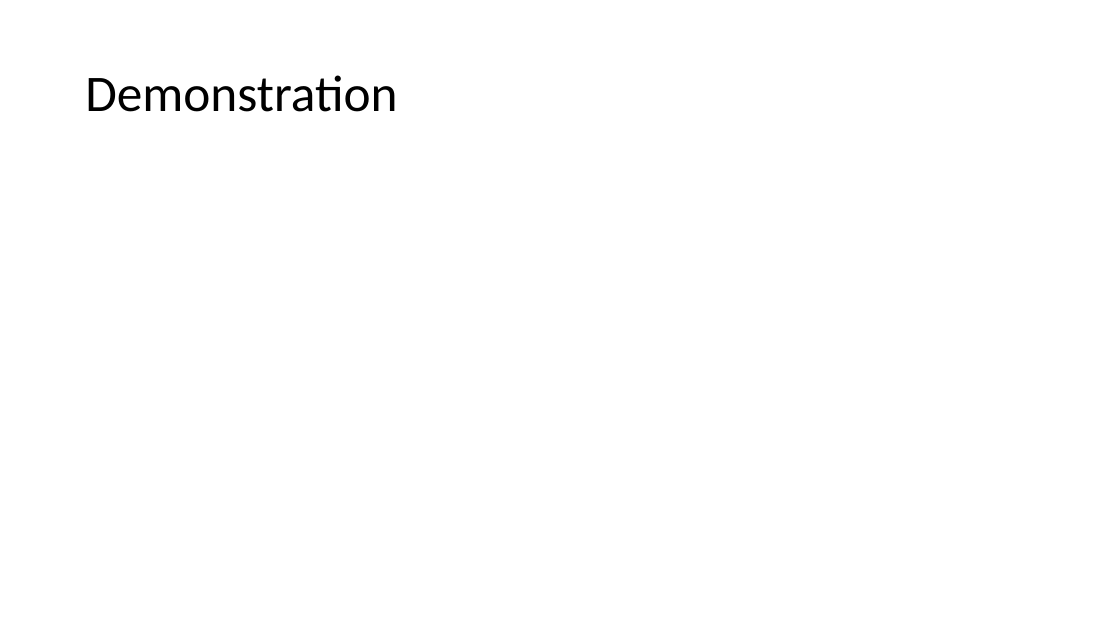
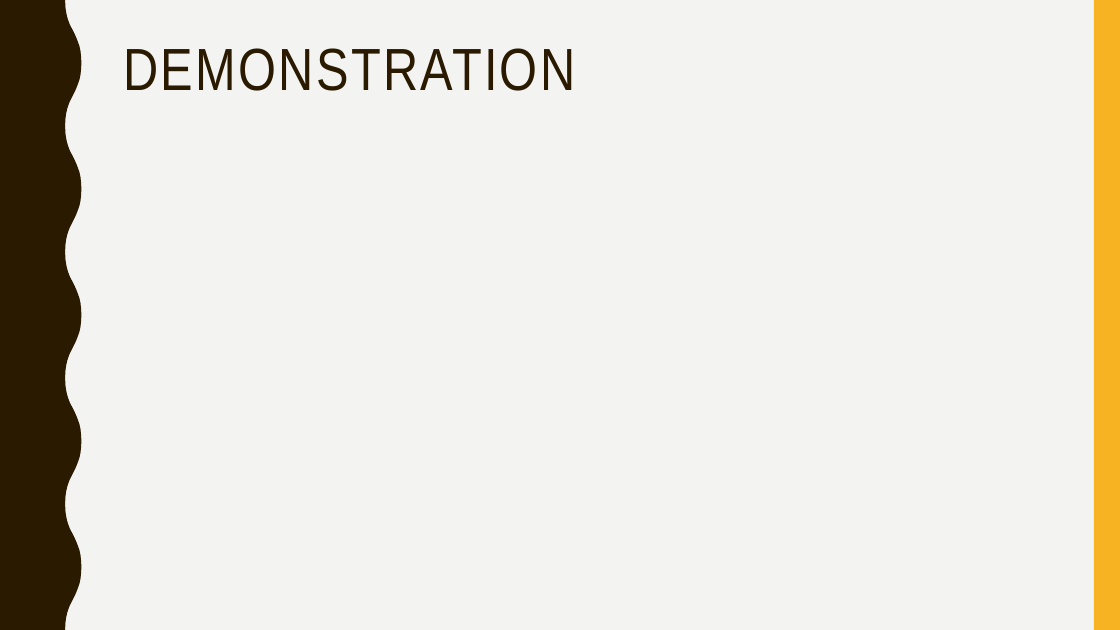
Before and after one commit to QuantamHD/routing-simulation-2, a slide deck: slide 11 of Chord Presentation.pptx (slide 10 before the commit). Drawn at 1120x630 pixels with LibreOffice and Linux fonts; fonts in the diff are those of the drawing. Boxes give left, top, right and bottom in pixels: in the first picture for what was removed or moved away, otherwise in the second. Text is boxed around its words. In the diff, an @@ line names an element or a change of style, - is before the commit and + after.

```diff
--- a/Chord Presentation.pptx
+++ b/Chord Presentation.pptx
@@ background #FFFFFF to #F3F3F2 @@
@@ freeform shape added at box(0, 0, 82, 630), fill #2A1A00 @@
@@ rectangle added at box(1094, 0, 1120, 630), fill #F8B323 @@
@@ title "DEMONSTRATION" at box(123, 48, 575, 91): vertical alignment middle to top @@
@@ title at box(123, 48, 575, 91): text changed; size 44 to 51 pt; font Calibri to Arial Narrow; text colour #000000 to #2A1A00 @@
-Demonstration
+DEMONSTRATION
```
Also in this commit, not shown: 7 other slides changed, 4 slides added, 2 slides removed.
